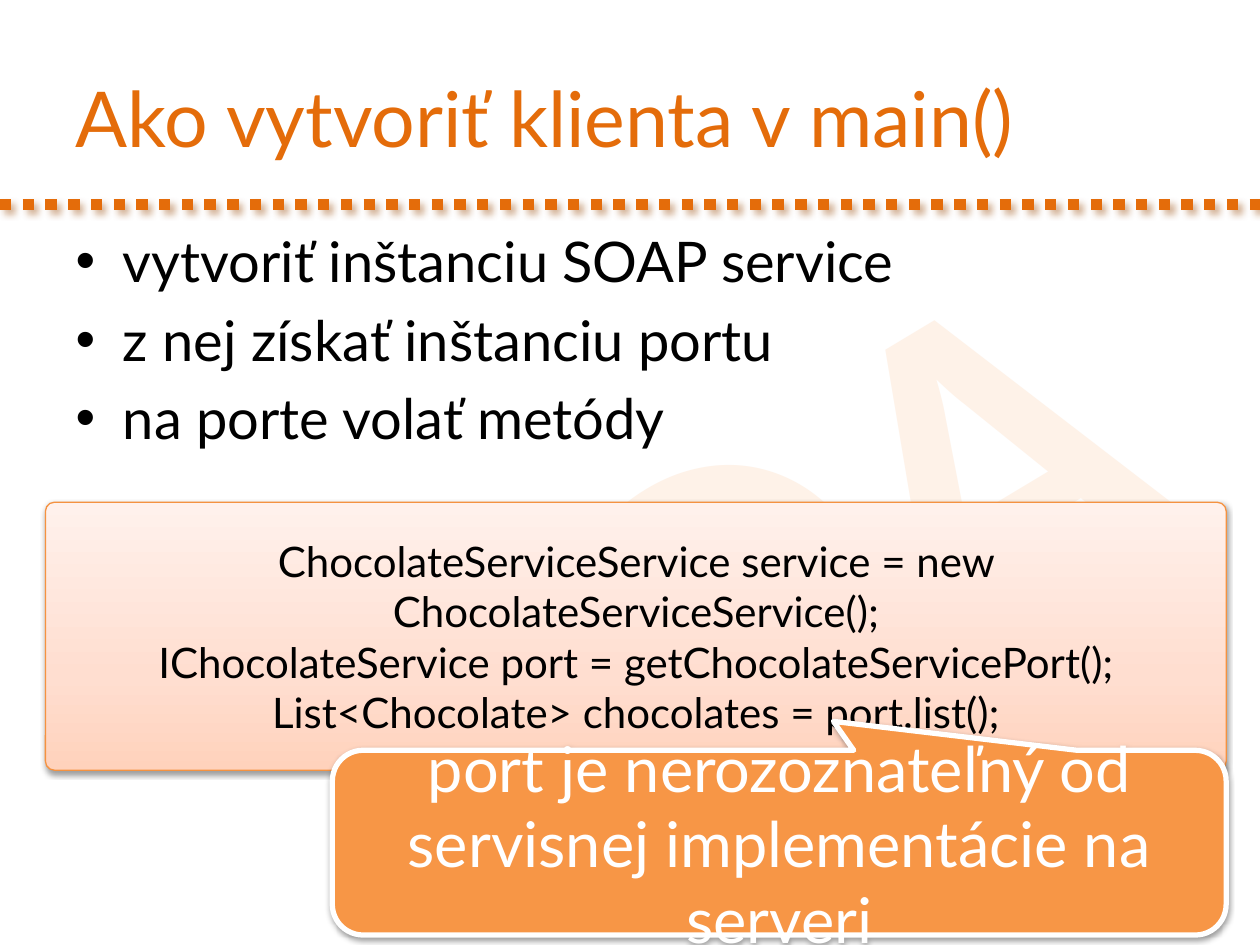
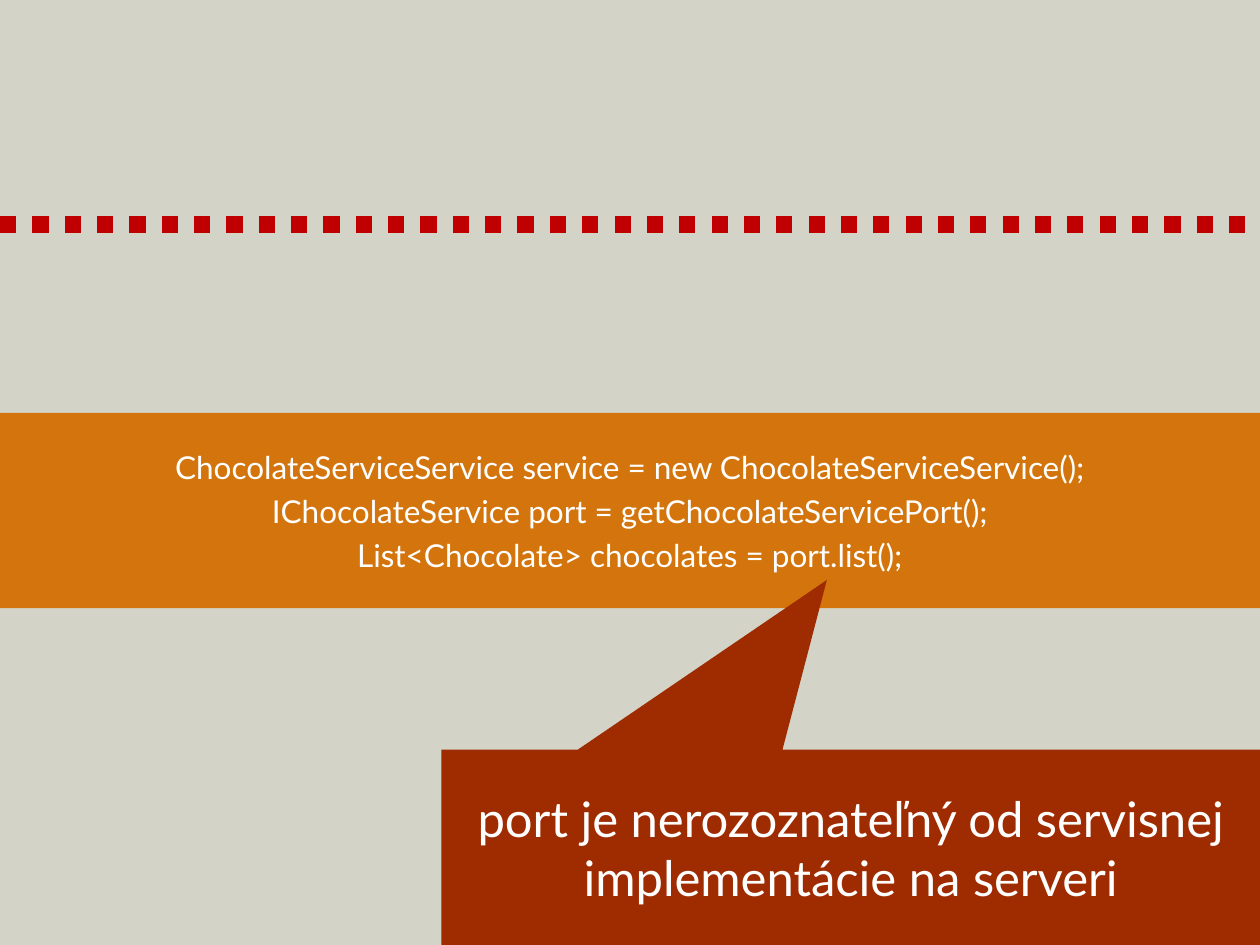
Before and after one commit to novotnyr/kopr-portal, a slide deck: slide 35 of content/soap-web-services/kopr-soap-web-services.pptx (slide 29 before the commit). Drawn at 1260x945 pixels with LibreOffice and Linux fonts; fonts in the diff are those of the drawing. Boxes give left, top, right and bottom in pixels: in the first picture for what was removed or moved away, otherwise in the second. Text is boxed around its words. In the diff, an @@ line names an element or a change of style, - is before the commit and + after.

Commit message:
Slajdy k SOAP aktualizovane do 2022

```diff
--- a/content/soap-web-services/kopr-soap-web-services.pptx
+++ b/content/soap-web-services/kopr-soap-web-services.pptx
@@ background #FFFFFF to #D3D3C8 @@
@@ title removed at (76,87,1013,160) @@
-Ako vytvoriť klienta v main()
@@ text removed at (233,65,1260,945) @@
-SOAP
@@ line moved from (0, 204) - (1260, 204) to (0, 224) - (1260, 224) @@
@@ line (0, 224) - (1260, 224): stroke #E46C0A 6.5 pt dashed to #C00000 9.25 pt dashed @@
@@ text removed at (123,240,893,449) @@
-• vytvoriť inštanciu SOAP service
-• z nej získať inštanciu portu
-• na porte volať metódy
@@ rectangle "ChocolateServiceService service = new ChocolateServiceServic ...": place and size @@
-rectangle "ChocolateServiceService service = new ChocolateServiceServic ..." at (45,503,1226,771)
+rectangle "ChocolateServiceService service = new ChocolateServiceServic ..." at (0,413,1260,609)
@@ rectangle "ChocolateServiceService service = new ChocolateServiceServic ..." at (0,413,1260,609): size 24 to 18 pt, text colour #000000 to #FFFFFF; more space between paragraphs; rounded rectangle to rectangle; fill gradient #FFD2BD to #FFDED0 to #FFF2ED to #D3750C; outline #F69240 0.75 pt to none; shadow off @@
@@ speech box "port je nerozoznateľný od servisnej ...": place and size @@
-speech box "port je nerozoznateľný od servisnej ..." at (333,750,1226,935)
+speech box "port je nerozoznateľný od servisnej ..." at (441,750,1260,945)
@@ speech box "port je nerozoznateľný od servisnej ..." at (441,750,1260,945): size 36 to 28 pt; more space between paragraphs; rounded speech box to speech box; fill #F79646 to #9F2B00; outline #FFFFFF 3 pt to none; shadow off @@
```
Also in this commit, not shown: 42 other slides changed, 18 slides added, 40 slides removed, 1 other file.
